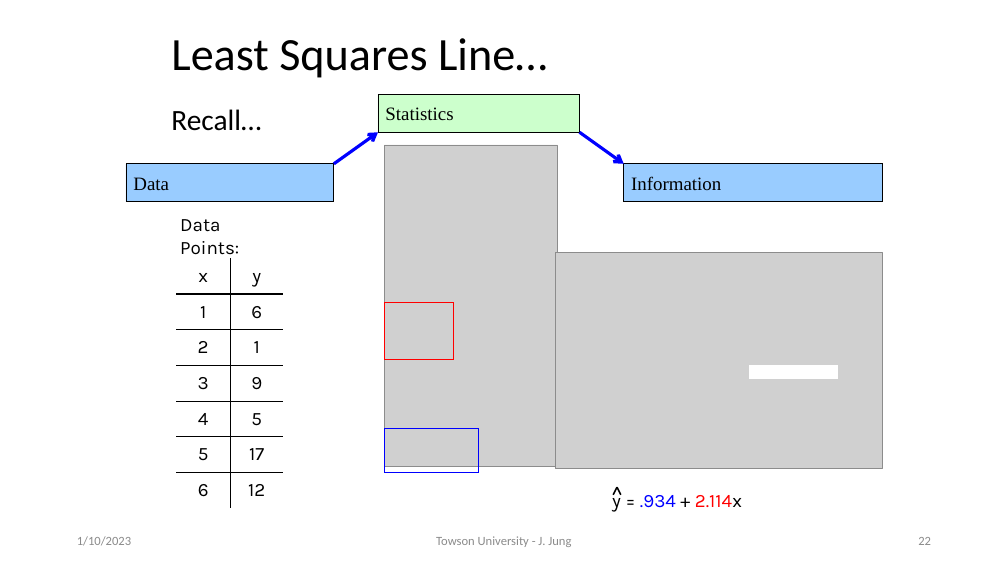
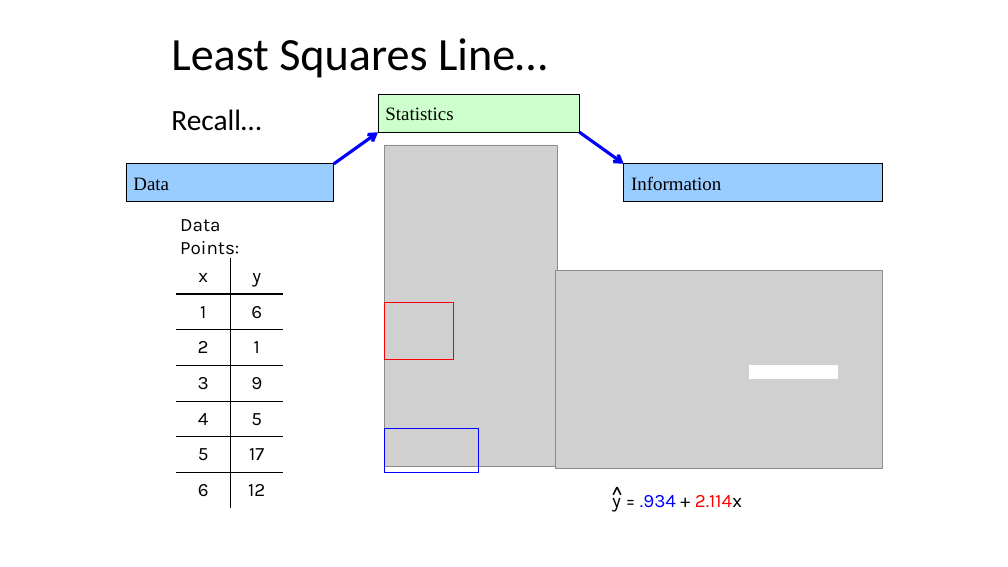
Before and after one commit to motazsaad/Math-Statistics-DataScience, a slide deck: slide 25 of slides/Linear Regerssion.pptx (slide 22 before the commit). Drawn at 1008x567 pixels with LibreOffice and Linux fonts; fonts in the diff are those of the drawing; grey boxes stand for pictures. Boxes give left, top, right and bottom in pixels: in the first picture for what was removed or moved away, otherwise in the second. Text is boxed around its words. In the diff, an @@ line names an element or a change of style, - is before the commit and + after.

```diff
--- a/slides/Linear Regerssion.pptx
+++ b/slides/Linear Regerssion.pptx
@@ picture: place and size @@
-picture at (556, 252, 882, 469)
+picture at (556, 271, 882, 469)
@@ text removed at (77, 536, 131, 546) @@
-1/10/2023
@@ text removed at (436, 536, 571, 547) @@
-Towson University - J. Jung
@@ page number removed at (918, 537, 931, 545) @@
-22
```
Also in this commit, not shown: 31 other slides changed, 6 slides added, 3 slides removed, 1 other file.
